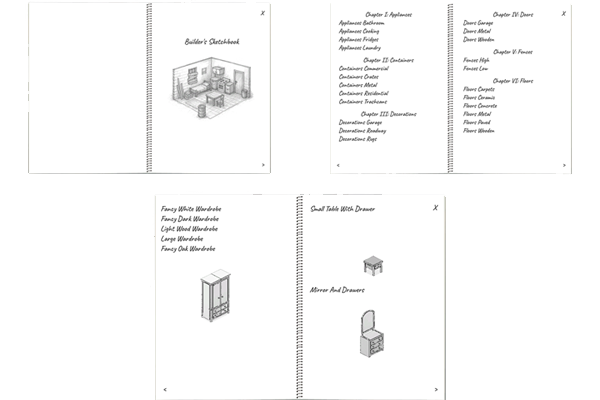
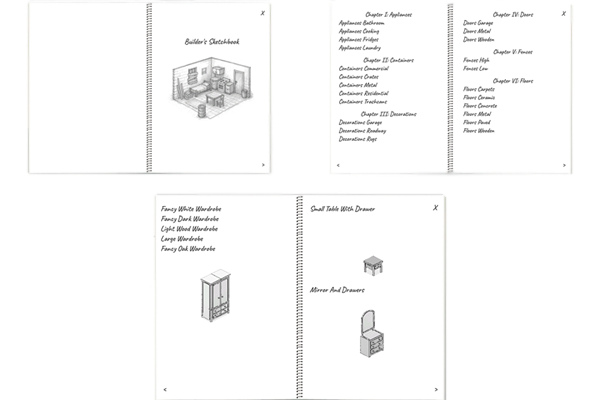
Comparing the layer stacks of the two 600 x 400 images. Changes:
renamed "Screenshot 2025-04-13 103255" to "Layer 3", painted on it over [26, 0, 574, 400]
removed layer "Screenshot 2025-04-13 103214" over [153, 192, 446, 400]
removed layer "Screenshot 2025-04-13 103112" over [26, 0, 272, 175]
